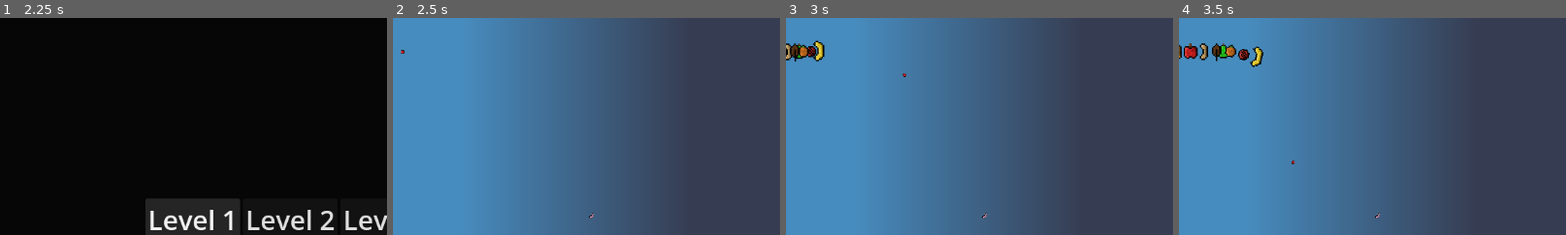
Above: before the commit, frames 1-4 (left to right).
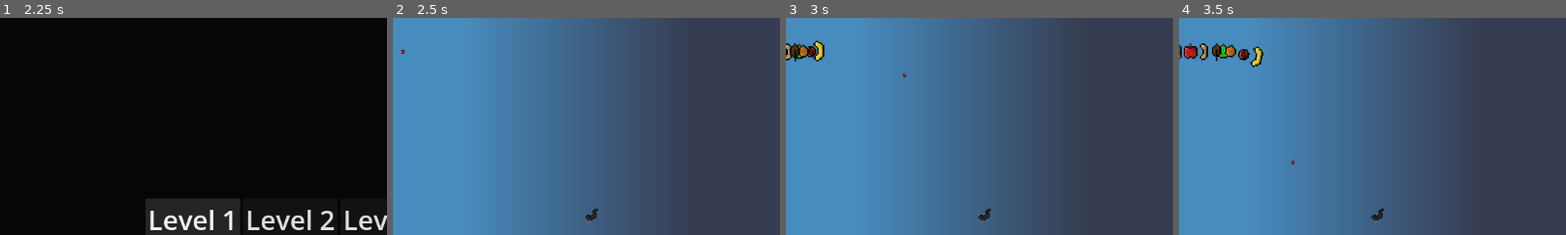
Above: after the commit, the same moments.

Repository: ecclepe-droid/compost-defender
Game: Godot game, scene res://Scenes/start_screen.tscn
The game is run twice, just before and just after one commit, with the same random seed, the same clock (stepped at 60 frames per second) and the same inputs. The engine's default icon, where the game draws it, is replaced by a stand-in: a white triangle on a blue panel in a dark square.
Inputs:
- Up to frame 1 (2.25 s): click "Play Game" at 0.5 s; click "Level 1" at 1.25 s; click "Level 1" at 2 s
- Up to frame 2 (2.5 s): no input
- Up to frame 3 (3 s): no input
- Up to frame 4 (3.5 s): no input
The pictures show only the part of the screen within x 0-50%, y 0-50%; the shares and areas given below are measured in that part.

Frame 1 is identical in both runs. In frame 2, 0.1% of the frame differs, in the area x 49-54%, y 87-95%; in frame 3, 0.1%; in frame 4, 0.1%.
Error in both runs: Cannot call method 'change_scene_to_packed' on a null value. (res://Scripts/level_select_screen.gd:17)

Commit message:
changed some things
the mining worm is darth worm and the almond has more health, because it cant decompose easely

Diff:
--- a/compost-defender/Scenes/Towers/mining_worm.tscn
+++ b/compost-defender/Scenes/Towers/mining_worm.tscn
@@ -1,28 +1,35 @@
 [gd_scene format=3 uid="uid://bhav1kvwveyf7"]
 
 [ext_resource type="Script" uid="uid://dr7xeykwkptha" path="res://Scripts/Towers/mining_worm.gd" id="1_7borv"]
-[ext_resource type="Texture2D" uid="uid://f0lenvmgjjtv" path="res://Sprites/weerm(3).png" id="2_7borv"]
+[ext_resource type="Texture2D" uid="uid://dpuq0c6sm2glo" path="res://Sprites/Towers/download (7).png" id="2_7borv"]
+
+[sub_resource type="RectangleShape2D" id="RectangleShape2D_6nsud"]
+size = Vector2(57, 68)
 
 [sub_resource type="CircleShape2D" id="CircleShape2D_7borv"]
 radius = 29.166668
 
-[node name="MiningWorm" type="StaticBody2D" unique_id=1069538837]
+[node name="DarthWorm" type="StaticBody2D" unique_id=1069538837]
 script = ExtResource("1_7borv")
 
-[node name="MiningWormSprite" type="Sprite2D" parent="." unique_id=1813466560]
-scale = Vector2(0.25, 0.25)
+[node name="DarthWormCollision" type="CollisionShape2D" parent="." unique_id=356165788]
+position = Vector2(0.5, 0)
+shape = SubResource("RectangleShape2D_6nsud")
+
+[node name="DarthWormSprite" type="Sprite2D" parent="." unique_id=1813466560]
+position = Vector2(10, -8)
 texture = ExtResource("2_7borv")
 
-[node name="MiningWormAnimations" type="AnimationPlayer" parent="." unique_id=776124042]
+[node name="DarthWormAnimations" type="AnimationPlayer" parent="." unique_id=776124042]
 
-[node name="MiningWormAttackTimer" type="Timer" parent="." unique_id=126103253]
+[node name="DarthWormAttackTimer" type="Timer" parent="." unique_id=126103253]
 one_shot = true
 
-[node name="PickaxeHitbox" type="Area2D" parent="." unique_id=1371792430]
+[node name="LightsaberHitbox" type="Area2D" parent="." unique_id=1371792430]
 
-[node name="CollisionShape" type="CollisionShape2D" parent="PickaxeHitbox" unique_id=175757697]
+[node name="LightsaberCollision" type="CollisionShape2D" parent="LightsaberHitbox" unique_id=175757697]
 scale = Vector2(6, 6)
 shape = SubResource("CircleShape2D_7borv")
 
-[connection signal="area_entered" from="PickaxeHitbox" to="." method="_on_pickaxe_hitbox_area_entered"]
-[connection signal="body_shape_exited" from="PickaxeHitbox" to="." method="_on_pickaxe_hitbox_body_shape_exited"]
+[connection signal="area_entered" from="LightsaberHitbox" to="." method="_on_pickaxe_hitbox_area_entered"]
+[connection signal="body_shape_exited" from="LightsaberHitbox" to="." method="_on_pickaxe_hitbox_body_shape_exited"]
--- a/compost-defender/Scripts/Enemies/almond.gd
+++ b/compost-defender/Scripts/Enemies/almond.gd
@@ -1,7 +1,7 @@
 extends PathFollow2D
 const enemy_level = 1
 const SPEED = 100
-const MAX_HEALTH = 5
+const MAX_HEALTH = 25
 var health
 
 
--- a/compost-defender/Scripts/Towers/mining_worm.gd
+++ b/compost-defender/Scripts/Towers/mining_worm.gd
@@ -1,11 +1,11 @@
 extends StaticBody2D
 
 func _ready() -> void:
-	$MiningWormAttackTimer.start()
+	$DarthWormAttackTimer.start()
 
 
 func _on_pickaxe_hitbox_area_entered(area: Area2D) -> void:
-	if($MiningWormAttackTimer.time_left > 0):
+	if($DarthWormAttackTimer.time_left > 0):
 		return
 
 
@@ -13,5 +13,5 @@
 	if(potentialEnemyHurtbox.is_in_group("Enemies")):
 		if(potentialEnemyHurtbox.has_method("damage")):
 			potentialEnemyHurtbox.damage()
-			$MiningWormAttackTimer.start()
-		print("Pickaxe swung!")
+			$DarthWormAttackTimer.start()
+		print("Lightsaber swung!")
